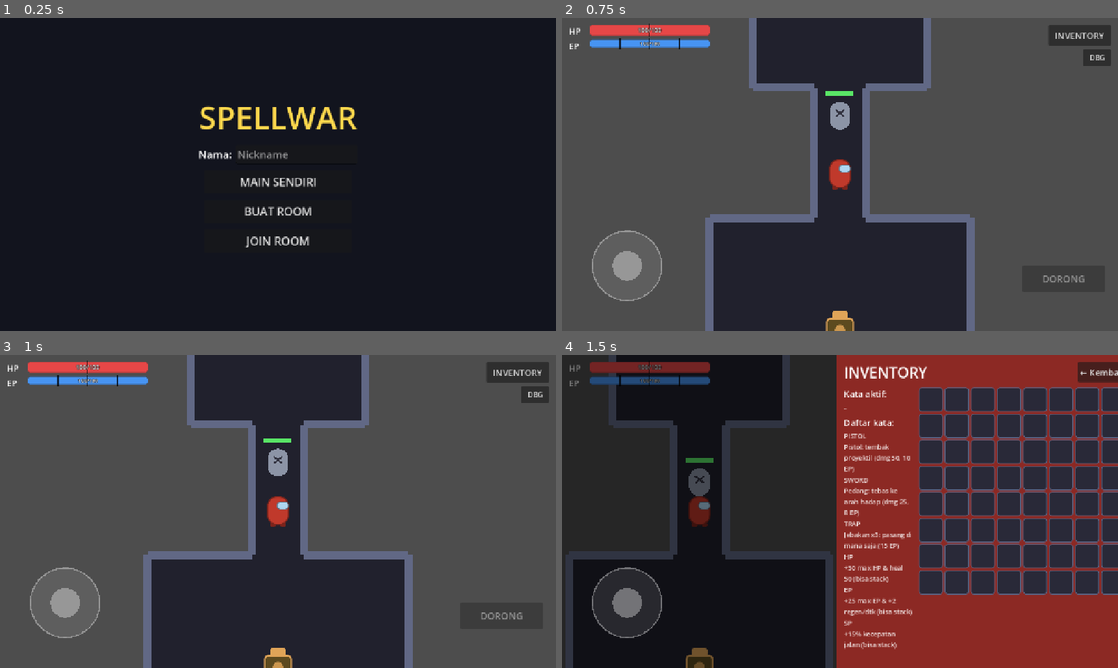
Above: before the commit, frames 1-4 (two rows, left to right).
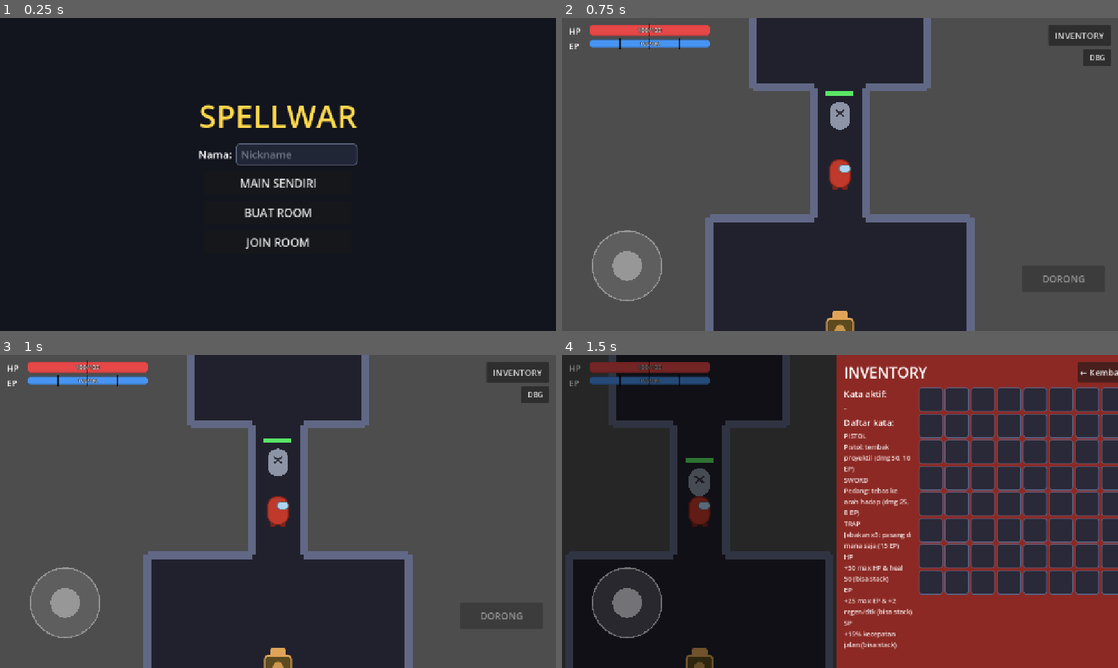
Above: after the commit, the same moments.

Repository: qualzecoat/SpellWar
Game: Godot game, scene res://scenes/menu.tscn
The game is run twice, just before and just after one commit, with the same random seed, the same clock (stepped at 60 frames per second) and the same inputs.
Inputs:
- Up to frame 1 (0.25 s): no input
- Up to frame 2 (0.75 s): click "MAIN SENDIRI" at 0.5 s
- Up to frame 3 (1 s): no input
- Up to frame 4 (1.5 s): click "INVENTORY" at 1.25 s

The runs differ from the first frame. In frame 1, 2.7% of the frame differs, in the area x 36-65%, y 27-74%; in frame 2, nothing differs; in frame 3, nothing differs; in frame 4, nothing differs.

Commit message:
DEBUG sementara #2: paksa mode touch (_is_touch_device return true) untuk uji visual keyboard di desktop (hapus setelah diagnosis)

Diff:
--- a/scripts/menu.gd
+++ b/scripts/menu.gd
@@ -184,7 +184,8 @@
 
 
 func _is_touch_device() -> bool:
-	return DisplayServer.is_touchscreen_available()
+	return true  # TODO DEBUG SEMENTARA #2: paksa mode touch agar bisa diuji visual di browser desktop (hapus setelah diagnosis)
+	# return DisplayServer.is_touchscreen_available()
 
 
 # Membuat "field palsu" untuk touchscreen: Button yang di-style seperti
